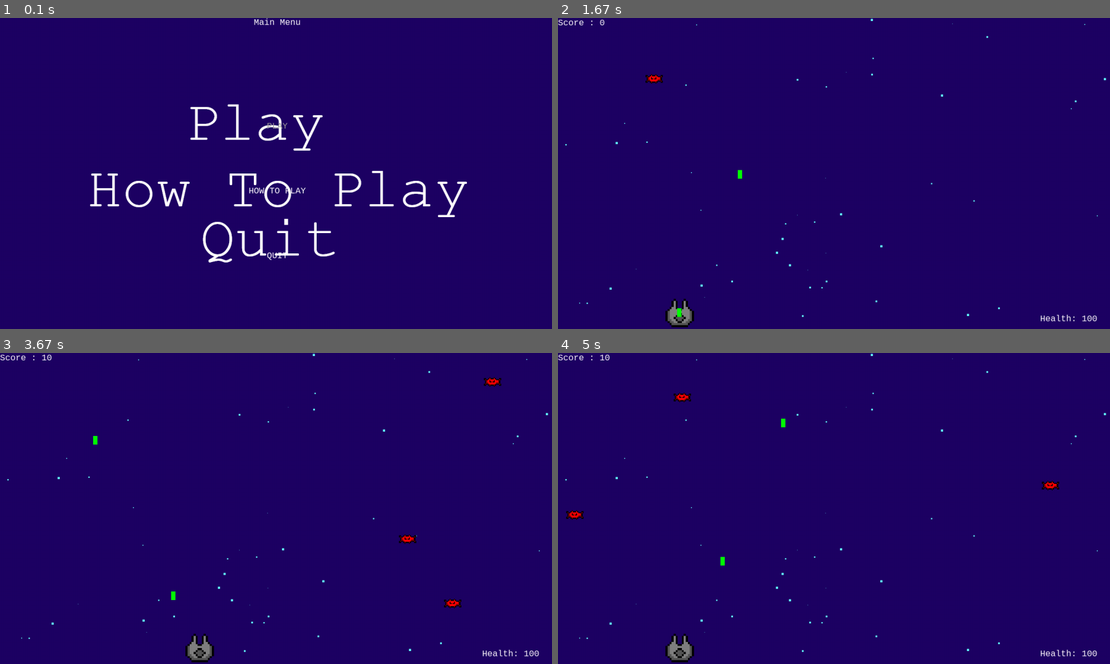
Above: before the commit, frames 1-4 (two rows, left to right).
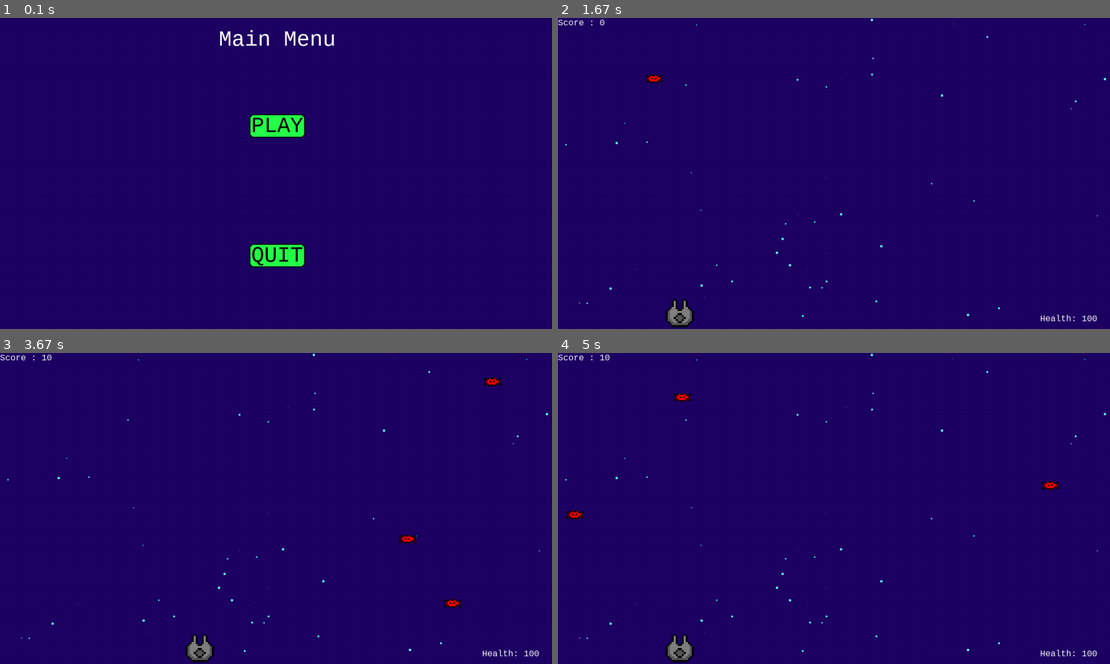
Above: after the commit, the same moments.

Repository: dmr034/pygame
Game: pygame game, started from main.py
Two runs of this game, one before a commit and one after it. Both use one fixed random seed, a clock stepped at 60 frames per second and the inputs below.
Inputs:
- Up to frame 1 (0.1 s): no input
- Up to frame 2 (1.67 s): click "PLAY" at 0.38 s; tap Space at 0.67, 1.07, 1.37, 1.63 s; hold Left 1-1.53 s; hold Left from 1.57 s (still down)
- Up to frame 3 (3.67 s): tap Space at 1.93, 2.07, 2.37, 2.73, 3.03, 3.23, 3.53 s; release Left at 1.97 s; hold Right 2-2.63 s; hold Left 2.67-3.13 s; hold Right 3.17-3.63 s
- Up to frame 4 (5 s): hold Right 3.67-4.13 s; tap Space at 3.73, 4.03, 4.23, 4.53, 4.8 s; hold Left 4.17-4.7 s; hold Left from 4.73 s (still down)

The runs differ from the first frame. In frame 1, 4.4% of the frame differs, in the area x 16-85%, y 0-81%; in frame 2, less than 0.1%; in frame 3, less than 0.1%; in frame 4, less than 0.1%.

Commit message:
Final Version of the game.

Diff:
--- a/Powerup.py
+++ /dev/null
@@ -1,10 +0,0 @@
-import pygame
-
-class Powerup(pygame.sprite.Sprite):
-    def __init__(self, posx, posy, screen_height, screen_width):
-        super(Powerup, self).__init__()
-        self.screen_height = screen_height
-        self.screen_width = screen_width
-        self.surf = pygame.Surface((30, 30))
-        self.surf.fill((0, 100, 255))
-        self.rect = self.surf.get_rect(center=(posx, posy))
--- a/main.py
+++ b/main.py
@@ -20,7 +20,6 @@
 
 )
 
-from Powerup import Powerup
 from Score import Score
 from Star import Star
 from StrongEnemy import StrongEnemy
@@ -51,12 +50,10 @@
     enemy_bullets = pygame.sprite.Group()
     stars = pygame.sprite.Group()
     all_sprites = pygame.sprite.Group()
-    powerups = pygame.sprite.Group()
     all_sprites.add(player)
     ADDENEMY = pygame.USEREVENT + 1
     pygame.time.set_timer(ADDENEMY, spawn_time)
     ADDSTRONGENEMY = pygame.USEREVENT + 1
-    ADDPOWERUP = pygame.USEREVENT + 1
     font = pygame.font.SysFont("courier new", 20)
     TEXT_COL = (255, 255, 255)
     clock = pygame.time.Clock()
@@ -80,17 +77,6 @@
                 if event.key == K_SPACE:
                     new_bullet = Bullet(player.rect.center, SCREEN_HEIGHT, SCREEN_WIDTH)
                     bullets.add(new_bullet)
-                    all_sprites.add(new_bullet)
-            if event.type == ADDPOWERUP:
-                cur_time = count
-                rand_num = random.randint(1, 100)
-                if rand_num >= 95 and len(powerups) == 0:
-                    powerup = Powerup(random.randint(30, SCREEN_WIDTH - 30),
-                                      random.randint(30, SCREEN_HEIGHT / 2),
-                                      SCREEN_HEIGHT,
-                                      SCREEN_WIDTH)
-                    powerups.add
-                    all_sprites.add(powerup)
             if event.type == pygame.QUIT:
                 running = False
             elif event.type == ADDENEMY:
@@ -122,12 +108,6 @@
                     s_enemy.kill()
                     bullet.kill()
                     score.strong_score_up()
-
-        for powerup in powerups:
-            for bullet in bullets:
-                if bullet.rect.colliderect(powerup):
-                    powerup.kill()
-                    powerups.remove(powerup)
 
         for enemy_bullet in enemy_bullets:
             if enemy_bullet.rect.colliderect(player):
@@ -173,20 +153,18 @@
 
         menu_mouse_pos = pygame.mouse.get_pos()
 
-        menu_font = pygame.font.SysFont("courier new",20)
+        menu_font = pygame.font.SysFont("courier new",50)
         menu_text = menu_font.render("Main Menu", True, WHITE)
-        menu_rect = menu_text.get_rect(center=(SCREEN_WIDTH/2, 10))
+        menu_rect = menu_text.get_rect(center=(SCREEN_WIDTH/2, 50))
 
-        play_button = Button(image=pygame.image.load("images/play_text.png"), xpos=640, ypos=250,
-                             text_input="PLAY", font=menu_font, base_color=WHITE, hovering_color=(155, 155, 155))
-        how_to_play_button = Button(image=pygame.image.load("images/how_to_text.png"), xpos=640, ypos=400,
-                             text_input="HOW TO PLAY", font=menu_font, base_color=WHITE, hovering_color=(155, 155, 155))
-        quit_button = Button(image=pygame.image.load("images/quit_text.png"), xpos=640, ypos=550,
-                             text_input="QUIT", font=menu_font, base_color=WHITE, hovering_color=(155, 155, 155))
+        play_button = Button(image=pygame.image.load("images/button.png"), xpos=640, ypos=250,
+                             text_input="PLAY", font=menu_font, base_color=BLACK, hovering_color=(155, 155, 155))
+        quit_button = Button(image=pygame.image.load("images/button.png"), xpos=640, ypos=550,
+                             text_input="QUIT", font=menu_font, base_color=BLACK, hovering_color=(155, 155, 155))
 
         screen.blit(menu_text, menu_rect)
 
-        for button in [play_button, how_to_play_button, quit_button]:
+        for button in [play_button, quit_button]:
             button.changeColor(menu_mouse_pos)
             button.update(screen)
 
@@ -196,8 +174,6 @@
             if event.type == pygame.MOUSEBUTTONDOWN:
                 if play_button.check_for_input(menu_mouse_pos):
                     play_game(1, score_limit, screen, spawn_time)
-                if how_to_play_button.check_for_input(menu_mouse_pos):
-                    pass
                 if quit_button.check_for_input(menu_mouse_pos):
                     pygame.quit()
 
Binary file added: images/button.png
Binary file removed: images/how_to_text.png
Binary file removed: images/play_text.png
Binary file removed: images/quit_text.png
